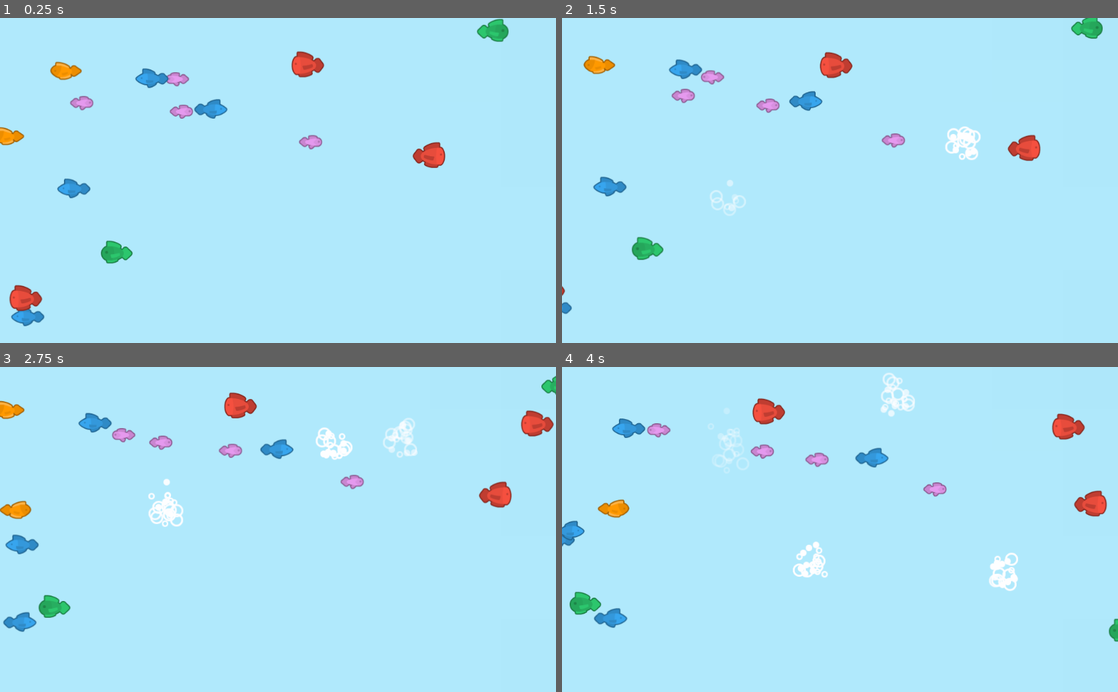
Above: before the commit, frames 1-4 (two rows, left to right).
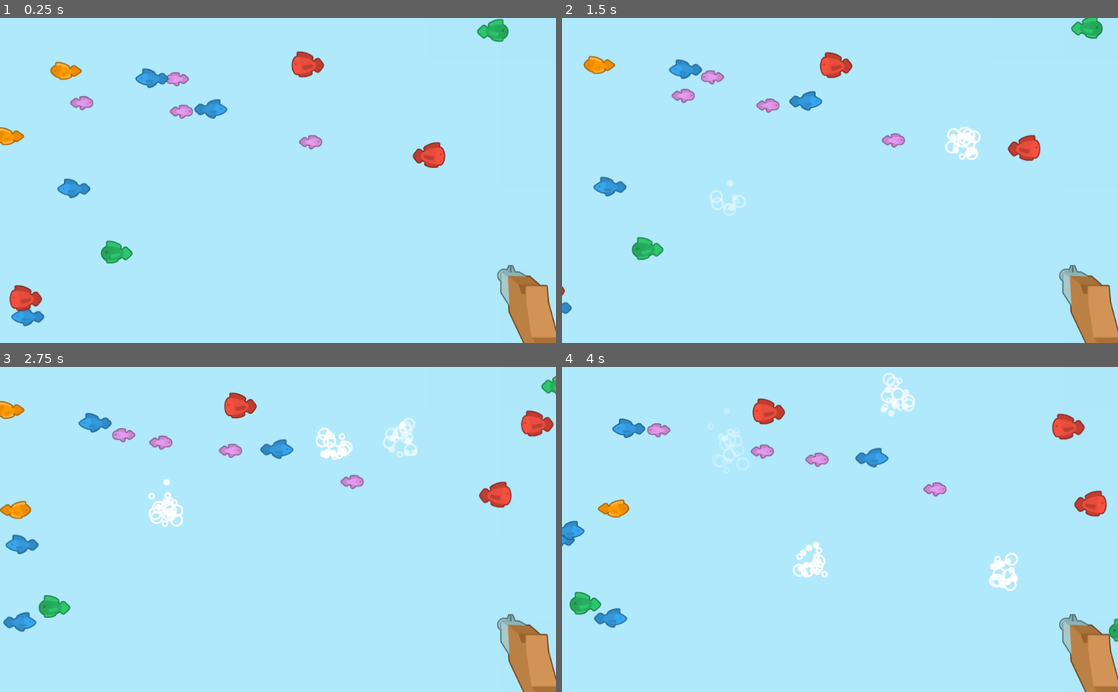
Above: after the commit, the same moments.

Repository: madeso/kenneyjam2019
Game: Godot game, scene res://World.tscn
Same seed, same stepped clock (60 frames per second), same inputs: the game is played once before the commit and once after it.
Inputs (mouse positions are in pixels of both pictures, inside the frame that each line leads up to):
- Up to frame 1 (0.25 s): no input
- Up to frame 2 (1.5 s): move the mouse to (962, 164) at 0.52 s; click (962, 164) at 0.67 s; move the mouse to (728, 196) at 1.27 s; click (728, 196) at 1.42 s
- Up to frame 3 (2.75 s): move the mouse to (333, 458) at 2.02 s; click (333, 458) at 2.17 s
- Up to frame 4 (4 s): move the mouse to (812, 594) at 2.77 s; click (812, 594) at 2.92 s; move the mouse to (1006, 578) at 3.52 s; click (1006, 578) at 3.67 s

The runs differ from the first frame. In frame 1, 1.7% of the frame differs, in the area x 89-100%, y 75-100%; in frame 2, 1.7%; in frame 3, 1.7%; in frame 4, 1.7%.

Commit message:
added rifle

Diff:
--- a/World.tscn
+++ b/World.tscn
@@ -1,8 +1,9 @@
-[gd_scene load_steps=4 format=2]
+[gd_scene load_steps=5 format=2]
 
 [ext_resource path="res://bkg.png" type="Texture" id=1]
 [ext_resource path="res://scripts/crosshair.gd" type="Script" id=2]
 [ext_resource path="res://scripts/Gameplay.gd" type="Script" id=3]
+[ext_resource path="res://assets/sprites/rifle.png" type="Texture" id=4]
 
 [node name="World" type="Node2D"]
 
@@ -21,3 +22,8 @@
 
 [node name="Gameplay" type="Node" parent="."]
 script = ExtResource( 3 )
+
+[node name="rifle" type="Sprite" parent="."]
+position = Vector2( 986, 615 )
+z_index = 1
+texture = ExtResource( 4 )
Binary file added: assets/sprites/rifle.png
Not shown, added: assets/sprites/rifle.png.import
